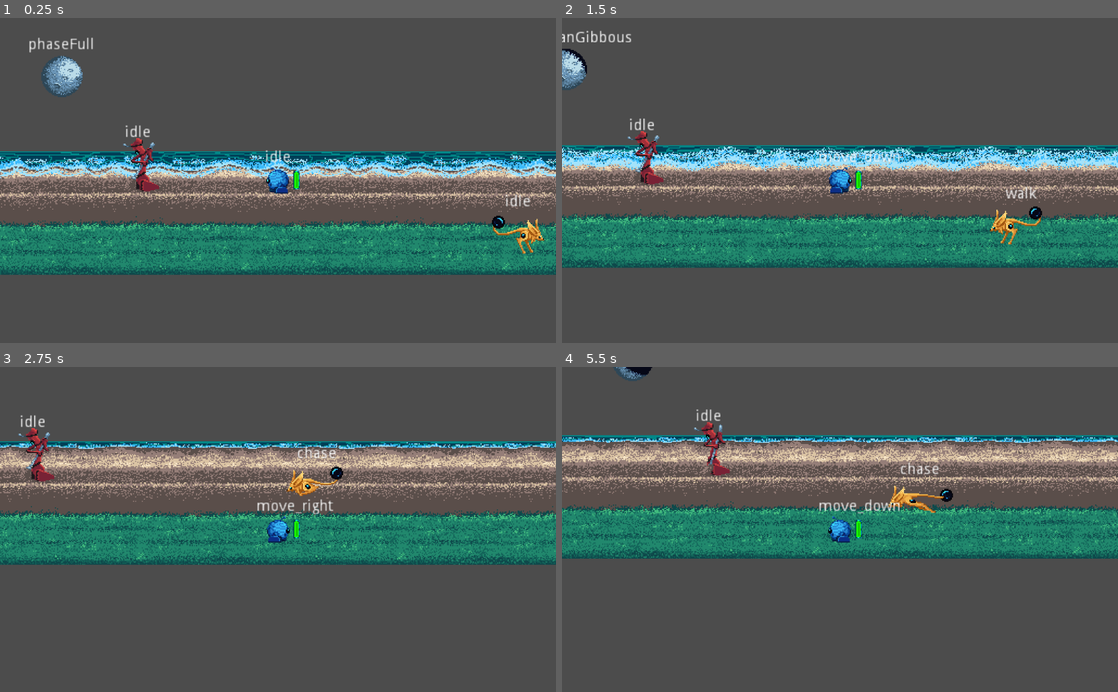
Above: before the commit, frames 1-4 (two rows, left to right).
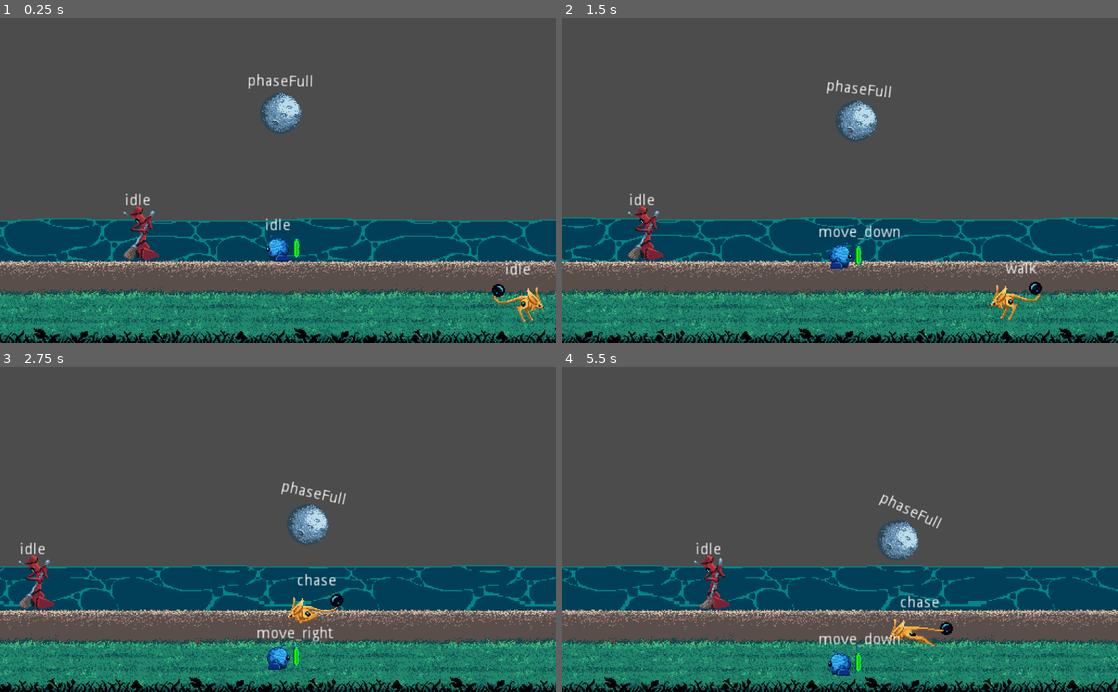
Above: after the commit, the same moments.

Repository: GeekzGamingz/Myunjoule
Game: Godot game, scene res://source/Levels/Level_Debug.tscn
Two runs of this game, one before a commit and one after it. Both use one fixed random seed, a clock stepped at 60 frames per second and the inputs below. The engine's default icon, where the game draws it, is replaced by a stand-in: a white triangle on a blue panel in a dark square.
Inputs:
- Up to frame 1 (0.25 s): no input
- Up to frame 2 (1.5 s): hold D (move_right) 0.53-1.28 s; hold E (activate) 0.53-1.28 s; hold S (move_backward) from 1.28 s (still down); tap E (activate) at 1.35 s
- Up to frame 3 (2.75 s): release S (move_backward) at 2.03 s; hold D (move_right) from 2.03 s (still down); hold E (activate) from 2.03 s (still down)
- Up to frame 4 (5.5 s): release D (move_right) at 2.78 s; release E (activate) at 2.78 s; hold W (move_forward) 2.78-3.53 s; tap E (activate) at 2.85, 4.35 s; hold E (activate) 3.53-4.28 s; hold A (move_left) 3.53-5.03 s; hold S (move_backward) from 5.03 s (still down); hold E (activate) from 5.03 s (still down)

The runs differ from the first frame. In frame 1, 47% of the frame differs, in the area x 0-100%, y 5-100%; in frame 2, 47%; in frame 3, 61%; in frame 4, 61%, in the area x 0-100%, y 0-100%.

Commit message:
MEWN Orbits

Diff:
--- a/source/Actors/Player/Player.gd
+++ b/source/Actors/Player/Player.gd
@@ -25,6 +25,7 @@
 onready var currentState = playBack.get_current_node()
 #Exported Variables
 export(float) var max_energy = 100
+export var rotation_speed = PI
 #Bool Variables
 #Signals
 signal detected_poi
@@ -129,3 +130,7 @@
 		"MediumAttack": drainEnergy(10)
 		"HeavyAttack": drainEnergy(15)
 		"InstaKill": drainEnergy(100)
+#-------------------------------------------------------------------------------------------------#
+#Moon Orbit
+func moonOrbit(delta):
+	$PlayerSprite/MoonAnchor.rotation += rotation_speed * delta
--- a/source/Actors/Player/Player.tscn
+++ b/source/Actors/Player/Player.tscn
@@ -10,6 +10,7 @@
 [ext_resource path="res://source/Actors/Player/ExpoAnchor.gd" type="Script" id=8]
 [ext_resource path="res://icon.png" type="Texture" id=9]
 [ext_resource path="res://source/UI/ProgressBars/ProgressBars.tscn" type="PackedScene" id=10]
+[ext_resource path="res://source/Objects/Moon/Moon.tscn" type="PackedScene" id=11]
 
 [sub_resource type="CircleShape2D" id=6]
 radius = 12.0416
@@ -81,6 +82,7 @@
 collision_mask = 29
 script = ExtResource( 1 )
 gravity = 250.0
+rotation_speed = 0.08
 
 [node name="PlayerFSM" type="Node2D" parent="."]
 script = ExtResource( 2 )
@@ -89,6 +91,11 @@
 texture = ExtResource( 3 )
 flip_h = true
 hframes = 4
+
+[node name="MoonAnchor" type="Node2D" parent="PlayerSprite"]
+
+[node name="Moon" parent="PlayerSprite/MoonAnchor" instance=ExtResource( 11 )]
+position = Vector2( 0, -125 )
 
 [node name="PlayerArea" type="Area2D" parent="."]
 collision_layer = 2
@@ -107,6 +114,7 @@
 zoom = Vector2( 0.5, 0.5 )
 limit_left = -720
 limit_right = 720
+limit_bottom = 289
 
 [node name="ProgressBars" parent="." instance=ExtResource( 10 )]
 margin_left = 14.0
--- a/source/Actors/Player/PlayerFSM.gd
+++ b/source/Actors/Player/PlayerFSM.gd
@@ -48,6 +48,7 @@
 		parent.apply_gravity(delta)
 	parent.handle_movement()
 	parent.apply_movement()
+	parent.moonOrbit(delta)
 
 
 #State Transitions
--- a/source/Levels/Beach/Beach.tscn
+++ b/source/Levels/Beach/Beach.tscn
@@ -1,9 +1,11 @@
-[gd_scene load_steps=7 format=2]
-
-[ext_resource path="res://assets/Foregrounds/beach-Lowtide-Sheet.png" type="Texture" id=1]
-[ext_resource path="res://assets/Foregrounds/beach-Midtide-Foreground.png" type="Texture" id=2]
-[ext_resource path="res://assets/Foregrounds/beach-Lowtide-Foreground.png" type="Texture" id=3]
-[ext_resource path="res://assets/Foregrounds/beach-Hightide-Foreground.png" type="Texture" id=4]
+[gd_scene load_steps=11 format=2]
+
+[ext_resource path="res://assets/Foregrounds/Beach/beach-Lowtide-Sheet.png" type="Texture" id=1]
+[ext_resource path="res://assets/Foregrounds/Beach/beach-Midtide-Foreground.png" type="Texture" id=2]
+[ext_resource path="res://assets/Foregrounds/Beach/beach-Lowtide-Foreground.png" type="Texture" id=3]
+[ext_resource path="res://assets/Foregrounds/Beach/beach-Hightide-Foreground.png" type="Texture" id=4]
+[ext_resource path="res://assets/Foregrounds/Beach/beach-Hightide-Sheet.png" type="Texture" id=5]
+[ext_resource path="res://assets/Foregrounds/Beach/foregroundshadows.png" type="Texture" id=6]
 
 [sub_resource type="Animation" id=2]
 length = 0.001
@@ -42,6 +44,59 @@
 "transitions": PoolRealArray( 1 ),
 "update": 0,
 "values": [ 0 ]
+}
+
+[sub_resource type="Animation" id=3]
+resource_name = "idle_high"
+length = 4.8
+loop = true
+tracks/0/type = "value"
+tracks/0/path = NodePath("YSort/Waves:texture")
+tracks/0/interp = 1
+tracks/0/loop_wrap = true
+tracks/0/imported = false
+tracks/0/enabled = true
+tracks/0/keys = {
+"times": PoolRealArray( 0 ),
+"transitions": PoolRealArray( 1 ),
+"update": 1,
+"values": [ ExtResource( 5 ) ]
+}
+tracks/1/type = "value"
+tracks/1/path = NodePath("YSort/Waves:hframes")
+tracks/1/interp = 1
+tracks/1/loop_wrap = true
+tracks/1/imported = false
+tracks/1/enabled = true
+tracks/1/keys = {
+"times": PoolRealArray( 0 ),
+"transitions": PoolRealArray( 1 ),
+"update": 1,
+"values": [ 6 ]
+}
+tracks/2/type = "value"
+tracks/2/path = NodePath("YSort/Waves:frame")
+tracks/2/interp = 1
+tracks/2/loop_wrap = true
+tracks/2/imported = false
+tracks/2/enabled = true
+tracks/2/keys = {
+"times": PoolRealArray( 0, 0.2, 0.4, 0.6, 0.8, 1, 1.2, 1.6, 2, 2.4, 2.8, 3.2, 3.4, 3.5, 3.8, 4, 4.3, 4.6 ),
+"transitions": PoolRealArray( 1, 1, 1, 1, 1, 1, 1, 1, 1, 1, 1, 1, 1, 1, 1, 1, 1, 1 ),
+"update": 1,
+"values": [ 0, 1, 2, 3, 4, 5, 0, 1, 2, 3, 4, 5, 0, 1, 2, 3, 4, 5 ]
+}
+tracks/3/type = "value"
+tracks/3/path = NodePath("YSort/Waves:z_index")
+tracks/3/interp = 1
+tracks/3/loop_wrap = true
+tracks/3/imported = false
+tracks/3/enabled = true
+tracks/3/keys = {
+"times": PoolRealArray( 0 ),
+"transitions": PoolRealArray( 1 ),
+"update": 1,
+"values": [ -1 ]
 }
 
 [sub_resource type="Animation" id=1]
@@ -84,28 +139,104 @@
 "update": 1,
 "values": [ 0, 1, 2, 3, 4, 5, 0, 1, 2, 3, 4, 5, 0, 1, 2, 3, 4, 5 ]
 }
+tracks/3/type = "value"
+tracks/3/path = NodePath("YSort/Waves:z_index")
+tracks/3/interp = 1
+tracks/3/loop_wrap = true
+tracks/3/imported = false
+tracks/3/enabled = true
+tracks/3/keys = {
+"times": PoolRealArray( 0 ),
+"transitions": PoolRealArray( 1 ),
+"update": 1,
+"values": [ -3 ]
+}
+
+[sub_resource type="Animation" id=4]
+resource_name = "idle_mid"
+length = 4.8
+loop = true
+tracks/0/type = "value"
+tracks/0/path = NodePath("YSort/Waves:texture")
+tracks/0/interp = 1
+tracks/0/loop_wrap = true
+tracks/0/imported = false
+tracks/0/enabled = true
+tracks/0/keys = {
+"times": PoolRealArray( 0 ),
+"transitions": PoolRealArray( 1 ),
+"update": 1,
+"values": [ ExtResource( 5 ) ]
+}
+tracks/1/type = "value"
+tracks/1/path = NodePath("YSort/Waves:hframes")
+tracks/1/interp = 1
+tracks/1/loop_wrap = true
+tracks/1/imported = false
+tracks/1/enabled = true
+tracks/1/keys = {
+"times": PoolRealArray( 0 ),
+"transitions": PoolRealArray( 1 ),
+"update": 1,
+"values": [ 6 ]
+}
+tracks/2/type = "value"
+tracks/2/path = NodePath("YSort/Waves:frame")
+tracks/2/interp = 1
+tracks/2/loop_wrap = true
+tracks/2/imported = false
+tracks/2/enabled = true
+tracks/2/keys = {
+"times": PoolRealArray( 0, 0.2, 0.4, 0.6, 0.8, 1, 1.2, 1.6, 2, 2.4, 2.8, 3.2, 3.4, 3.5, 3.8, 4, 4.3, 4.6 ),
+"transitions": PoolRealArray( 1, 1, 1, 1, 1, 1, 1, 1, 1, 1, 1, 1, 1, 1, 1, 1, 1, 1 ),
+"update": 1,
+"values": [ 0, 1, 2, 3, 4, 5, 0, 1, 2, 3, 4, 5, 0, 1, 2, 3, 4, 5 ]
+}
+tracks/3/type = "value"
+tracks/3/path = NodePath("YSort/Waves:z_index")
+tracks/3/interp = 1
+tracks/3/loop_wrap = true
+tracks/3/imported = false
+tracks/3/enabled = true
+tracks/3/keys = {
+"times": PoolRealArray( 0 ),
+"transitions": PoolRealArray( 1 ),
+"update": 1,
+"values": [ -2 ]
+}
 
 [node name="Beach" type="Node2D"]
+z_index = -50
 
 [node name="YSort" type="YSort" parent="."]
 
 [node name="Waves" type="Sprite" parent="YSort"]
+z_index = -2
 texture = ExtResource( 1 )
 hframes = 6
 
 [node name="LowTide" type="Sprite" parent="YSort"]
+z_index = -3
 texture = ExtResource( 3 )
 
 [node name="MidTide" type="Sprite" parent="YSort"]
+z_index = -2
 texture = ExtResource( 2 )
 
 [node name="HighTide" type="Sprite" parent="YSort"]
+z_index = -1
 texture = ExtResource( 4 )
+
+[node name="Shadow" type="Sprite" parent="YSort"]
+z_index = 51
+texture = ExtResource( 6 )
 
 [node name="AnimationPlayers" type="Node2D" parent="."]
 
 [node name="AnimationPlayer" type="AnimationPlayer" parent="AnimationPlayers"]
 root_node = NodePath("../..")
-autoplay = "idle_low"
+autoplay = "idle_mid"
 anims/RESET = SubResource( 2 )
+anims/idle_high = SubResource( 3 )
 anims/idle_low = SubResource( 1 )
+anims/idle_mid = SubResource( 4 )
--- a/source/Levels/Level_Debug.tscn
+++ b/source/Levels/Level_Debug.tscn
@@ -1,29 +1,31 @@
-[gd_scene load_steps=8 format=2]
+[gd_scene load_steps=7 format=2]
 
 [ext_resource path="res://source/Actors/Player/Player.tscn" type="PackedScene" id=1]
 [ext_resource path="res://source/Levels/Beach/Beach.tscn" type="PackedScene" id=2]
-[ext_resource path="res://source/Objects/Moon/Moon.tscn" type="PackedScene" id=3]
 [ext_resource path="res://source/Actors/Yorker/Yorker.tscn" type="PackedScene" id=4]
 [ext_resource path="res://source/Actors/Mouskie/Mouskie.tscn" type="PackedScene" id=5]
 [ext_resource path="res://assets/Tilesets/Ghost.tres" type="TileSet" id=6]
 [ext_resource path="res://source/Objects/Bottle/Bottle_Buried.tscn" type="PackedScene" id=7]
 
 [node name="Debug_Zeuk" type="Node2D"]
+__meta__ = {
+"_edit_horizontal_guides_": [ 289.0 ]
+}
 
 [node name="B1" parent="." instance=ExtResource( 2 )]
 position = Vector2( 120, 169 )
 
+[node name="B2" parent="." instance=ExtResource( 2 )]
+position = Vector2( 360, 169 )
+
+[node name="B3" parent="." instance=ExtResource( 2 )]
+position = Vector2( 600, 169 )
+
 [node name="-B1" parent="." instance=ExtResource( 2 )]
 position = Vector2( -120, 169 )
 
-[node name="B2" parent="." instance=ExtResource( 2 )]
-position = Vector2( 360, 169 )
-
 [node name="-B2" parent="." instance=ExtResource( 2 )]
 position = Vector2( -360, 169 )
-
-[node name="B3" parent="." instance=ExtResource( 2 )]
-position = Vector2( 600, 169 )
 
 [node name="-B3" parent="." instance=ExtResource( 2 )]
 position = Vector2( -600, 169 )
@@ -37,9 +39,6 @@
 
 [node name="YSort" type="YSort" parent="."]
 
-[node name="Moon" parent="YSort" instance=ExtResource( 3 )]
-position = Vector2( -199, 106 )
-
 [node name="Player" parent="YSort" instance=ExtResource( 1 )]
 position = Vector2( 0, 202 )
 
@@ -51,3 +50,6 @@
 
 [node name="Bottle_Buried" parent="YSort" instance=ExtResource( 7 )]
 position = Vector2( -300, 210 )
+
+[connection signal="energyUpdate_charge" from="YSort/Player" to="YSort/Player/ProgressBars" method="energyUpdate_charge"]
+[connection signal="energyUpdate_drain" from="YSort/Player" to="YSort/Player/ProgressBars" method="energyUpdate_drain"]
--- a/source/Objects/Moon/Moon.tscn
+++ b/source/Objects/Moon/Moon.tscn
@@ -7,11 +7,26 @@
 [sub_resource type="CircleShape2D" id=3]
 radius = 20.025
 
+[sub_resource type="Animation" id=6]
+length = 0.001
+tracks/0/type = "value"
+tracks/0/path = NodePath("../MoonSprite:frame")
+tracks/0/interp = 1
+tracks/0/loop_wrap = true
+tracks/0/imported = false
+tracks/0/enabled = true
+tracks/0/keys = {
+"times": PoolRealArray( 0 ),
+"transitions": PoolRealArray( 1 ),
+"update": 0,
+"values": [ 10 ]
+}
+
 [sub_resource type="Animation" id=2]
 resource_name = "idle"
-length = 15.0
+length = 1200.0
 loop = true
-step = 1.0
+step = 75.0
 tracks/0/type = "value"
 tracks/0/path = NodePath("../MoonSprite:texture")
 tracks/0/interp = 1
@@ -43,10 +58,10 @@
 tracks/2/imported = false
 tracks/2/enabled = true
 tracks/2/keys = {
-"times": PoolRealArray( 0, 1, 2, 3, 4, 5, 6, 7, 8, 9, 10, 11, 12, 13, 14 ),
-"transitions": PoolRealArray( 1, 1, 1, 1, 1, 1, 1, 1, 1, 1, 1, 1, 1, 1, 1 ),
+"times": PoolRealArray( 0, 75, 150, 225, 300, 375, 450, 525, 600, 675, 750, 825, 900, 975, 1050, 1125 ),
+"transitions": PoolRealArray( 1, 1, 1, 1, 1, 1, 1, 1, 1, 1, 1, 1, 1, 1, 1, 1 ),
 "update": 1,
-"values": [ 0, 1, 2, 3, 4, 5, 6, 7, 8, 9, 11, 12, 13, 14, 15 ]
+"values": [ 0, 1, 2, 3, 4, 5, 6, 7, 8, 9, 10, 11, 12, 13, 14, 15 ]
 }
 
 [sub_resource type="AnimationNodeStateMachine" id=4]
@@ -54,6 +69,9 @@
 [sub_resource type="AnimationNodeStateMachinePlayback" id=5]
 
 [node name="Moon" type="KinematicBody2D"]
+z_index = -75
+collision_layer = 0
+collision_mask = 0
 script = ExtResource( 2 )
 
 [node name="MoonFSM" type="Node2D" parent="."]
@@ -62,7 +80,7 @@
 [node name="MoonSprite" type="Sprite" parent="."]
 texture = ExtResource( 1 )
 hframes = 16
-frame = 2
+frame = 10
 
 [node name="CollisionShape2D" type="CollisionShape2D" parent="."]
 visible = false
@@ -72,6 +90,7 @@
 
 [node name="SpritePlayer" type="AnimationPlayer" parent="AnimationPlayers"]
 autoplay = "idle"
+anims/RESET = SubResource( 6 )
 anims/idle = SubResource( 2 )
 
 [node name="EffectsPlayer" type="AnimationPlayer" parent="AnimationPlayers"]
Renamed: assets/Foregrounds/beach-Hightide-Foreground.png -> assets/Foregrounds/Beach/beach-Hightide-Foreground.png
Not shown, changed: assets/Foregrounds/Beach/beach-Hightide-Foreground.png.import
Binary file added: assets/Foregrounds/Beach/beach-Hightide-Sheet.png
Not shown, changed: assets/Foregrounds/Beach/beach-Hightide-Sheet.png.import
Renamed: assets/Foregrounds/beach-Lowtide-Foreground.png -> assets/Foregrounds/Beach/beach-Lowtide-Foreground.png
Not shown, changed: assets/Foregrounds/Beach/beach-Lowtide-Foreground.png.import
Renamed: assets/Foregrounds/beach-Lowtide-Sheet.png -> assets/Foregrounds/Beach/beach-Lowtide-Sheet.png
Not shown, changed: assets/Foregrounds/Beach/beach-Lowtide-Sheet.png.import
Renamed: assets/Foregrounds/beach-Midtide-Foreground.png -> assets/Foregrounds/Beach/beach-Midtide-Foreground.png
Not shown, added: assets/Foregrounds/Beach/beach-Midtide-Foreground.png.import
Renamed: assets/Foregrounds/beach-skyless-Sheet.png -> assets/Foregrounds/Beach/beach-skyless-Sheet.png
Not shown, added: assets/Foregrounds/Beach/beach-skyless-Sheet.png.import
(and 4 more such lines)
